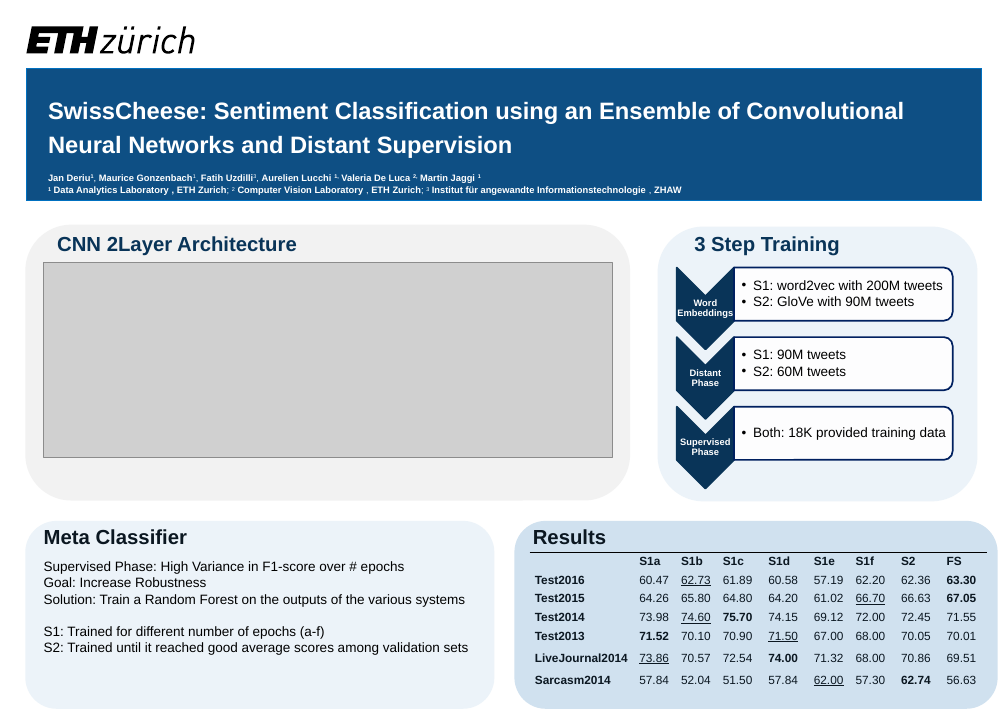
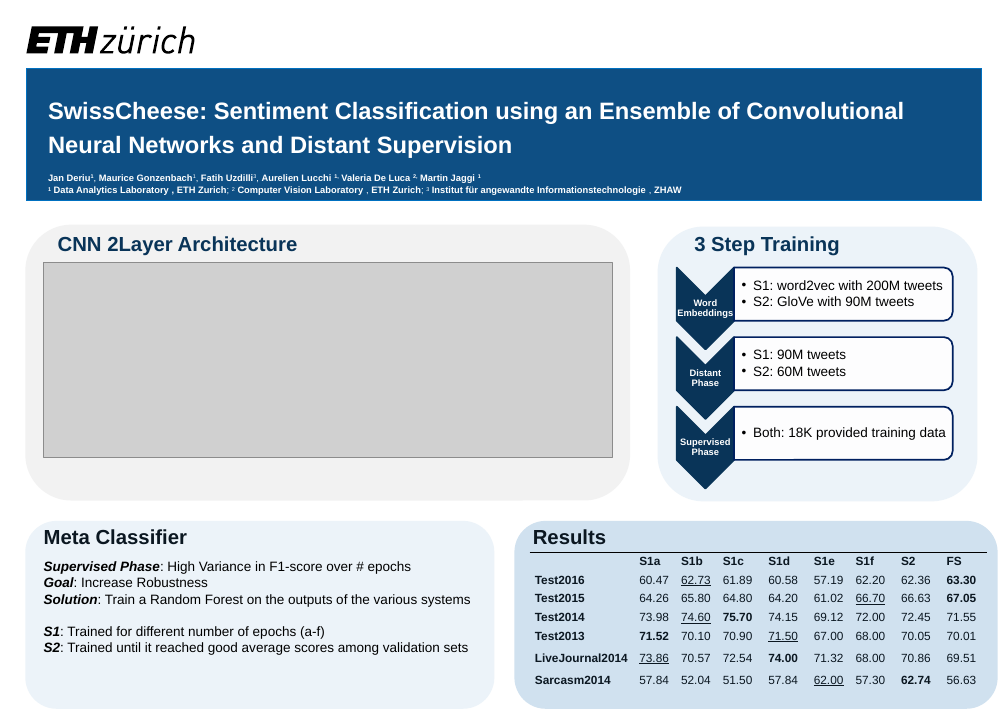
Before and after one commit to jderiu/deep-qa, a slide deck: slide 1 of Poster/PosterCNN1.pptx. Drawn at 1008x713 pixels with LibreOffice and Linux fonts; fonts in the diff are those of the drawing; grey boxes stand for pictures. Boxes give left, top, right and bottom in pixels: in the first picture for what was removed or moved away, otherwise in the second. Text is boxed around its words. In the diff, an @@ line names an element or a change of style, - is before the commit and + after.

```diff
--- a/Poster/PosterCNN1.pptx
+++ b/Poster/PosterCNN1.pptx
@@ text "Supervised Phase: High Variance in ..." at bbox=[44, 561, 471, 655]: bold on, italic on in "Supervised Phase:", "Goal:", "Solution:", "S1:" and 1 more places @@
```
Also in this commit, not shown: 1 other file.
